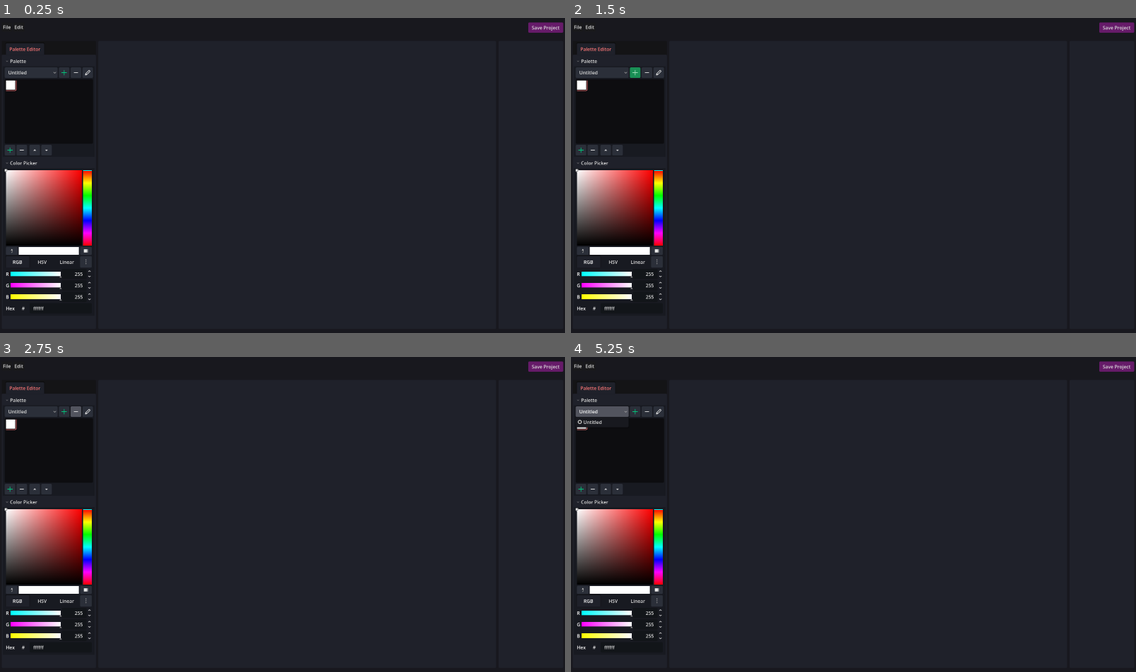
Above: before the commit, frames 1-4 (two rows, left to right).
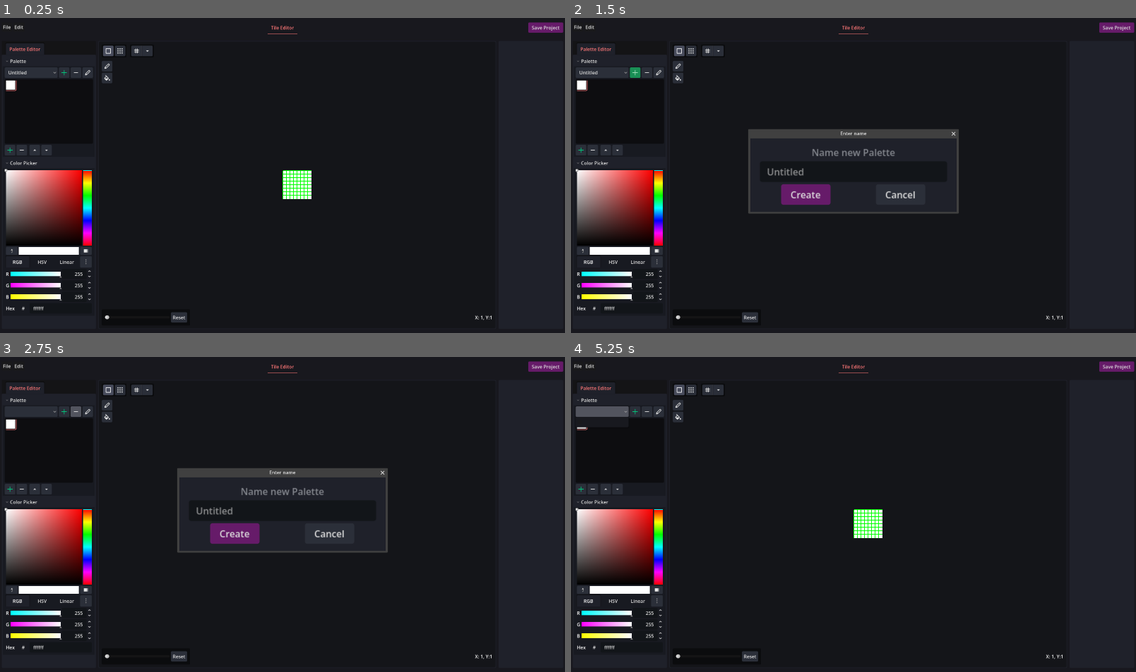
Above: after the commit, the same moments.

Repository: dmoreland117/gba-tile-edit
Game: Godot game, scene res://main.tscn
The game is run twice, just before and just after one commit, with the same random seed, the same clock (stepped at 60 frames per second) and the same inputs. The engine's default icon, where the game draws it, is replaced by a stand-in: a white triangle on a blue panel in a dark square.
Inputs (mouse positions are in pixels of both pictures, inside the frame that each line leads up to):
- Up to frame 1 (0.25 s): no input
- Up to frame 2 (1.5 s): click "Untitled" at 0.5 s; click (633, 71) at 1.25 s
- Up to frame 3 (2.75 s): click (73, 410) at 2 s
- Up to frame 4 (5.25 s): click (808, 533) at 2.75 s, where only the run after the commit has a clickable "Create"; click (678, 388) at 3.52 s; click (678, 388) at 4.27 s; click (604, 410) at 5 s

The runs differ from the first frame. In frame 1, 1.3% of the frame differs, in the area x 18-87%, y 2-98%; in frame 2, 3.2%; in frame 3, 3.2%, in the area x 1-87%, y 2-98%; in frame 4, 1.4%.

Commit message:
rewrote palette editor again and moving plugins to one plugin

Diff:
--- a/global/project.gd
+++ b/global/project.gd
@@ -122,6 +122,10 @@
 		_palettes.append(new_palette)
 		palettes_updated.emit()
 
+	func remove_palette(id:int):
+		_palettes.remove_at(id)
+		palettes_updated.emit()
+
 	func clear():
 		_palettes.clear()
 		palettes_updated.emit()
--- a/plugins/base/base_plugin.gd
+++ b/plugins/base/base_plugin.gd
@@ -2,14 +2,20 @@
 
 
 const PALETTE_EDITOR = preload('uid://w3ut3j5wah08')
+const TILE_EDITOR = preload('uid://btlvl3adq1x6g')
 
-var palette_editor_instance
+var palette_editor_instance:PaletteEditor
+var tile_editor_instance:TileEditor
 
 
 func _enter_tree() -> void:
 	#init palette editor
 	palette_editor_instance = PALETTE_EDITOR.instantiate()
 	Ui.get_container(Ui.LEFT_CONTAINER).add_child(palette_editor_instance)
+
+	tile_editor_instance = TILE_EDITOR.instantiate()
+	tile_editor_instance.palette_editor = palette_editor_instance
+	Ui.get_container(Ui.MAIN_CONTAINER).add_child(tile_editor_instance)
 
 	_register_commands()
 	pass
--- a/plugins/base/editor_ui/palette_editor/palette_editor.gd
+++ b/plugins/base/editor_ui/palette_editor/palette_editor.gd
@@ -172,3 +172,18 @@
 func _on_rename_palette_btn_pressed() -> void:
 	var new_name = await Popups.show_name_rename_popup('Rename Palette', palette.palette_name)
 	palette.set_palette_name(new_name)
+
+func _on_add_palette_btn_pressed() -> void:
+	var new_name = await Popups.show_name_rename_popup('Name new Palette', 'Untitled', 'Create')
+	var new_pal = RGBPaletteData.new()
+	new_pal.set_palette_name(new_name)
+	new_pal.add_color()
+
+	Project.palettes.add_palette(new_pal)
+
+func _on_remove_palette_btn_pressed() -> void:
+	Project.palettes.remove_palette(selected_palette_id)
+
+	var palettes_size = Project.palettes.get_palettes().size()
+	if selected_palette_id >= palettes_size:
+		selected_palette_id = palettes_size - 1
--- a/plugins/base/editor_ui/palette_editor/palette_editor.tscn
+++ b/plugins/base/editor_ui/palette_editor/palette_editor.tscn
@@ -166,6 +166,8 @@
 presets_visible = false
 
 [connection signal="item_selected" from="VBoxContainer/FoldableContainer/palette_colors_and_toolbar/HBoxContainer2/selected_palette_opt" to="." method="_on_selected_palette_opt_item_selected"]
+[connection signal="pressed" from="VBoxContainer/FoldableContainer/palette_colors_and_toolbar/HBoxContainer2/VBoxContainer2/add_palette_btn" to="." method="_on_add_palette_btn_pressed"]
+[connection signal="pressed" from="VBoxContainer/FoldableContainer/palette_colors_and_toolbar/HBoxContainer2/VBoxContainer2/remove_palette_btn" to="." method="_on_remove_palette_btn_pressed"]
 [connection signal="pressed" from="VBoxContainer/FoldableContainer/palette_colors_and_toolbar/HBoxContainer2/VBoxContainer2/rename_palette_btn" to="." method="_on_rename_palette_btn_pressed"]
 [connection signal="mouse_entered" from="VBoxContainer/FoldableContainer/palette_colors_and_toolbar/PanelContainer/MarginContainer/VBoxContainer/HBoxContainer/VBoxContainer/ScrollContainer/color_button_hflow" to="." method="_on_color_button_hflow_mouse_entered"]
 [connection signal="mouse_exited" from="VBoxContainer/FoldableContainer/palette_colors_and_toolbar/PanelContainer/MarginContainer/VBoxContainer/HBoxContainer/VBoxContainer/ScrollContainer/color_button_hflow" to="." method="_on_color_button_hflow_mouse_exited"]
--- a/plugins/plugins_old/tile_editor/grid_options.tscn
+++ b/plugins/base/editor_ui/tile_editor/grid_options.tscn
@@ -1,6 +1,6 @@
 [gd_scene format=3 uid="uid://dq1so4787omkk"]
 
-[ext_resource type="Script" uid="uid://dxv1g6piyrylg" path="res://plugins/plugins_old/tile_editor/grid_options.gd" id="1_lwhuw"]
+[ext_resource type="Script" uid="uid://dxv1g6piyrylg" path="res://plugins/base/editor_ui/tile_editor/grid_options.gd" id="1_lwhuw"]
 
 [node name="grid_options" type="VBoxContainer" unique_id=1666166649]
 offset_right = 233.0
--- a/plugins/plugins_old/tile_editor/tile_editor.gd
+++ b/plugins/base/editor_ui/tile_editor/tile_editor.gd
@@ -1,7 +1,7 @@
 extends VBoxContainer
 class_name TileEditor
 
-const GRID_OPTIONS_MENU = preload('res://plugins/plugins_old/tile_editor/grid_options.tscn')
+const GRID_OPTIONS_MENU = preload('res://plugins/base/editor_ui/tile_editor/grid_options.tscn')
 const BASE_SCALE = 12.0
 
 @onready var tile_texture: TileTexture = $bg_panel/ScrollContainer/tile_texture
@@ -10,7 +10,9 @@
 @onready var grid_dripdown: HBoxContainer = %grid_dropdown
 @onready var grid_viewer: Control = %grid_viewer
 
-var tile_bank:int = 0
+var palette_editor:PaletteEditor
+
+var palette_color_start_id:int = 0
 var tile_idx:int = 0 : set=set_tile_idx
 var tile_count:int = 1 : set=set_tile_count
 var tile_cols:int = 1 : set=set_tile_cols
@@ -136,7 +138,7 @@
 	if _drawing:
 		set_pixelv(
 			_mouse_pixel_pos,
-			Context.selected_palette_color_index
+			palette_editor.selected_color_id - palette_color_start_id
 		)
 
 func _ready() -> void:
--- a/plugins/plugins_old/tile_editor/tile_editor.tscn
+++ b/plugins/base/editor_ui/tile_editor/tile_editor.tscn
@@ -1,14 +1,14 @@
 [gd_scene format=3 uid="uid://btlvl3adq1x6g"]
 
-[ext_resource type="Script" uid="uid://bm2j76770ru2y" path="res://plugins/plugins_old/tile_editor/tile_editor.gd" id="1_dmxkm"]
+[ext_resource type="Script" uid="uid://bm2j76770ru2y" path="res://plugins/base/editor_ui/tile_editor/tile_editor.gd" id="1_dmxkm"]
 [ext_resource type="PackedScene" uid="uid://r7wohb3j3kqu" path="res://widget/tile_texture.tscn" id="2_ofhsb"]
-[ext_resource type="Script" uid="uid://dhix8gqt5cxjo" path="res://plugins/plugins_old/tile_editor/zoom_slider.gd" id="3_1nac1"]
+[ext_resource type="Script" uid="uid://dhix8gqt5cxjo" path="res://plugins/base/editor_ui/tile_editor/zoom_slider.gd" id="3_1nac1"]
 [ext_resource type="Script" uid="uid://cklhqe0dpape1" path="res://widget/grid_viewer.gd" id="3_ick41"]
 [ext_resource type="Script" uid="uid://0ui4vn5rq25o" path="res://class/grid_data.gd" id="4_1r8kw"]
 [ext_resource type="Texture2D" uid="uid://xiok0g81mbi2" path="res://assets/icons/icon_single_tile.svg" id="4_8sblb"]
-[ext_resource type="Script" uid="uid://b7w70khcp3c0m" path="res://plugins/plugins_old/tile_editor/tile_modes.gd" id="4_ick41"]
+[ext_resource type="Script" uid="uid://b7w70khcp3c0m" path="res://plugins/base/editor_ui/tile_editor/tile_modes.gd" id="4_ick41"]
 [ext_resource type="Texture2D" uid="uid://cqwurvddp01qf" path="res://assets/icons/icon_tiled_tile.svg" id="5_ick41"]
-[ext_resource type="ButtonGroup" uid="uid://ll122ga11ywd" path="res://plugins/plugins_old/tile_editor/tile_mode_btn_group.tres" id="5_ul6tg"]
+[ext_resource type="ButtonGroup" uid="uid://ll122ga11ywd" path="res://plugins/base/editor_ui/tile_editor/tile_mode_btn_group.tres" id="5_ul6tg"]
 [ext_resource type="Texture2D" uid="uid://cpnbt8yxfr4me" path="res://assets/grid_x24.svg" id="8_21f4e"]
 [ext_resource type="PackedScene" uid="uid://soyhgvhpjnjj" path="res://widget/dropdown__button.tscn" id="10_5cgb8"]
 [ext_resource type="Texture2D" uid="uid://coylvar1xkb1r" path="res://assets/icons/pencil_24x.svg" id="10_opda1"]
--- a/plugins/plugins_old/tile_editor/tile_modes.gd
+++ b/plugins/base/editor_ui/tile_editor/tile_modes.gd
@@ -22,7 +22,7 @@
 
 var tile_mode:TileMode = TileMode.SINGLE : set=set_tile_mode
 var tile_count:TileCount = TileCount.TWO_TILES : set=set_tile_count
-var repeat_selected_tile:bool = true
+var repeat_selected_tile:bool = true : set=set_repeat_selected_tile
 
 
 func set_repeat_selected_tile(val):
--- a/plugins/plugins_old/tile_editor/plugin.cfg
+++ /dev/null
@@ -1,3 +0,0 @@
-[gbplugin]
-label = "tile edit plugin"
-script_path = "res://plugins/tile_editor/tile_editor_plugin.gd"
--- a/plugins/plugins_old/tile_editor/tile_editor_plugin.gd
+++ /dev/null
@@ -1,49 +0,0 @@
-extends GBEditPlugin
-
-const TILE_EDITOR = preload("uid://btlvl3adq1x6g")
-
-var tile_editor:TileEditor
-
-func _enter_tree() -> void:
-	_add_settings()
-	tile_editor = TILE_EDITOR.instantiate()
-	Ui.get_container(Ui.MAIN_CONTAINER).add_child(tile_editor)
-
-	var tm = Settings.get_setting('tile_mode', 'tile_editor')
-
-	_register_commands()
-	_connect_signals()
-
-func _connect_signals():
-	Context.selected_tile_changed.connect(
-		func(idx):
-			tile_editor.tile_idx = idx
-	)
-
-	Project.palettes.palettes_updated.connect(
-		func():
-			tile_editor.set_palette(Context.selected_palette_index)
-	)
-
-func _register_commands():
-	CommandPalette.register_command(
-		'tileeditor:setpalettebank',
-		[
-			{
-				'name': 'bank',
-				'type': TYPE_INT
-			}
-		],
-		set_selected_bank
-	)
-
-func _add_settings():
-	if !Settings.has_setting('show_grid', 'tile_editor'):
-		Settings.set_setting(true, 'show_grid', 'tile_editor')
-	if !Settings.has_setting('tile_mode', 'tile_editor'):
-		Settings.set_setting(1, 'tile_mode', 'tile_editor')
-
-func set_selected_bank(bank:int):
-	Context.selected_palette_bank_index = bank
-
-	return true
--- a/widget/dropdown__button.tscn
+++ b/widget/dropdown__button.tscn
@@ -1,6 +1,6 @@
 [gd_scene format=3 uid="uid://soyhgvhpjnjj"]
 
-[ext_resource type="Script" uid="uid://ftu6vucqbfft" path="res://plugins/plugins_old/tile_editor/dropdown__button.gd" id="1_pivpk"]
+[ext_resource type="Script" uid="uid://ftu6vucqbfft" path="res://plugins/base/editor_ui/tile_editor/dropdown__button.gd" id="1_pivpk"]
 [ext_resource type="Texture2D" uid="uid://cu5qigo75mrmq" path="res://assets/down_24x.svg" id="3_0wdrq"]
 
 [sub_resource type="StyleBoxLine" id="StyleBoxLine_jsdjg"]
Renamed: plugins/plugins_old/tile_editor/dropdown__button.gd -> plugins/base/editor_ui/tile_editor/dropdown__button.gd
Renamed: plugins/plugins_old/tile_editor/dropdown__button.gd.uid -> plugins/base/editor_ui/tile_editor/dropdown__button.gd.uid
Renamed: plugins/plugins_old/tile_editor/grid_options.gd -> plugins/base/editor_ui/tile_editor/grid_options.gd
Renamed: plugins/plugins_old/tile_editor/grid_options.gd.uid -> plugins/base/editor_ui/tile_editor/grid_options.gd.uid
Renamed: plugins/plugins_old/tile_editor/tile_editor.gd.uid -> plugins/base/editor_ui/tile_editor/tile_editor.gd.uid
Renamed: plugins/plugins_old/tile_editor/tile_mode_btn_group.tres -> plugins/base/editor_ui/tile_editor/tile_mode_btn_group.tres
Renamed: plugins/plugins_old/tile_editor/tile_modes.gd.uid -> plugins/base/editor_ui/tile_editor/tile_modes.gd.uid
Renamed: plugins/plugins_old/tile_editor/zoom_slider.gd -> plugins/base/editor_ui/tile_editor/zoom_slider.gd
Renamed: plugins/plugins_old/tile_editor/zoom_slider.gd.uid -> plugins/base/editor_ui/tile_editor/zoom_slider.gd.uid
Not shown, removed: plugins/plugins_old/tile_editor/tile_editor_plugin.gd.uid
